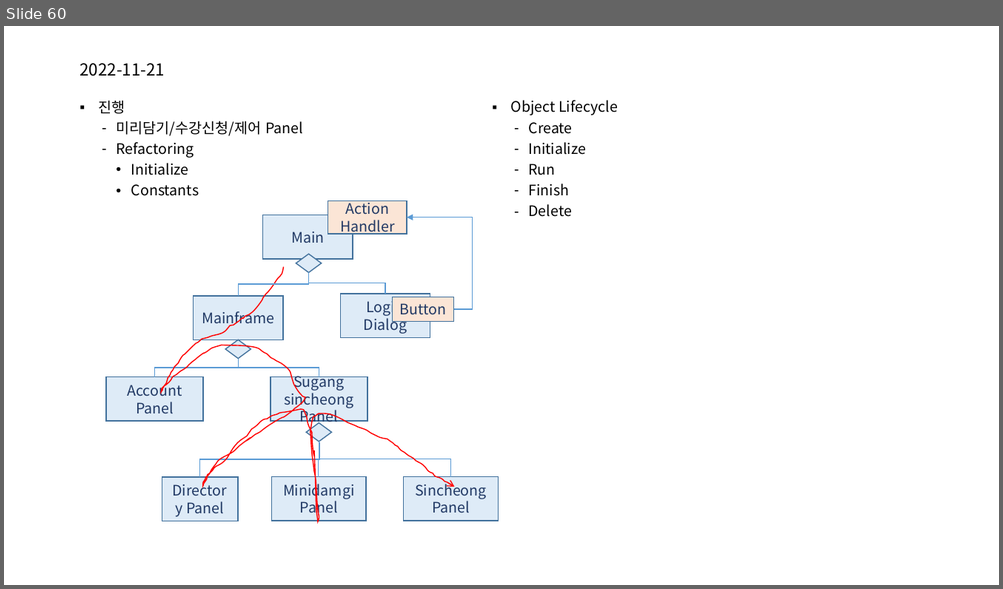
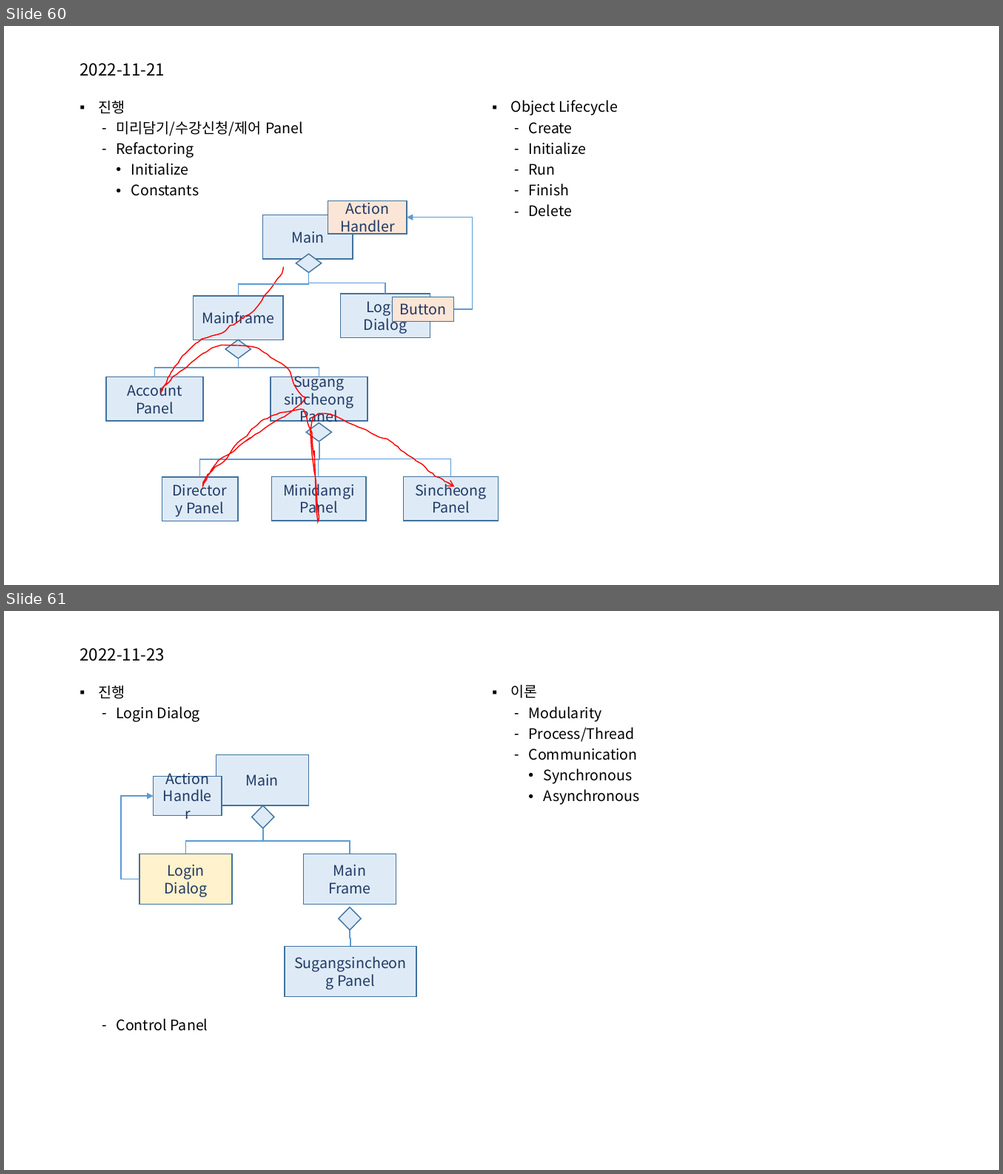
Before and after one commit to mjuclass/202202, a slide deck: SugangSincheong-B/객체지향프로그래밍-B.pptx. Shown one above the other, each under a label of ours: slide 60 before the commit, slides 60 and 61 after it. The pictures are 1003x589 and 1003x1174 pixels, drawn with LibreOffice and Linux fonts; fonts in the diff are those of the drawing. Boxes give left, top, right and bottom in pixels: in the first picture for what was removed or moved away, otherwise in the second. Text is boxed around its words. In the diff, an @@ line names an element or a change of style, - is before the commit and + after.

```diff
--- a/SugangSincheong-B/객체지향프로그래밍-B.pptx
+++ b/SugangSincheong-B/객체지향프로그래밍-B.pptx
@@ slide 61 added at [4,611,999,1170], background #FFFFFF @@
@@ title added at [79,648,165,661], 16 pt, text #000000 @@
+2022-11-23
@@ text added at [99,685,208,1031], 14 pt, text #000000 @@
+▪ 진행
+  – Login Dialog
+  – Control Panel
@@ text added at [511,684,640,805], 14 pt, text #000000 @@
+▪ 이론
+  – Modularity
+  – Process/Thread
+  – Communication
+    • Synchronous
+    • Asynchronous
@@ rectangle added at [216,755,308,806], fill #DEEBF7, outline #43739E 1 pt, 14 pt, text #203864 @@
+Main
@@ rectangle added at [153,777,222,816], fill #DEEBF7, outline #43739E 1 pt, 14 pt, text #203864 @@
+Action Handler
@@ elbow arrow added from (140, 880) to (153, 796), #5B9BD5 1 pt @@
@@ diamond added at [252,806,274,829], fill #DEEBF7, outline #43739E 1 pt @@
@@ elbow line added from (263, 829) to (186, 854), #5B9BD5 1 pt @@
@@ elbow line added from (263, 829) to (350, 854), #5B9BD5 1 pt @@
@@ rectangle added at [140,854,233,905], fill #FFF2CC, outline #43739E 1 pt, 14 pt, text #203864 @@
+Login Dialog
@@ rectangle added at [303,854,395,905], fill #DEEBF7, outline #43739E 1 pt, 14 pt, text #203864 @@
+Main Frame
@@ diamond added at [338,907,361,931], fill #DEEBF7, outline #43739E 1 pt @@
@@ elbow line added from (350, 931) to (350, 947), #5B9BD5 1 pt @@
@@ rectangle added at [284,947,417,997], fill #DEEBF7, outline #43739E 1 pt, 14 pt, text #203864 @@
+Sugangsincheong Panel
```
Also in this commit, not shown: 36 other files.
